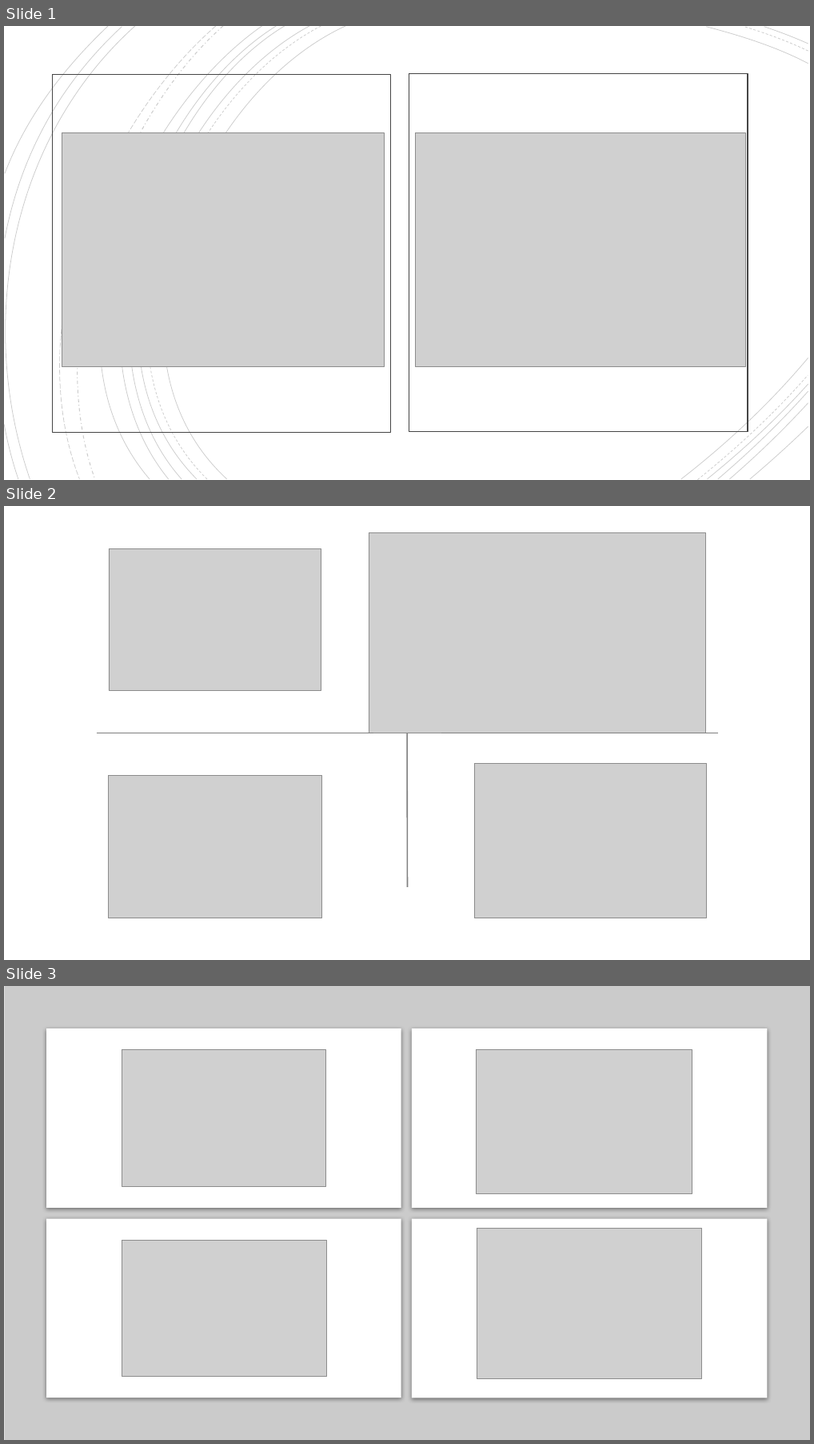
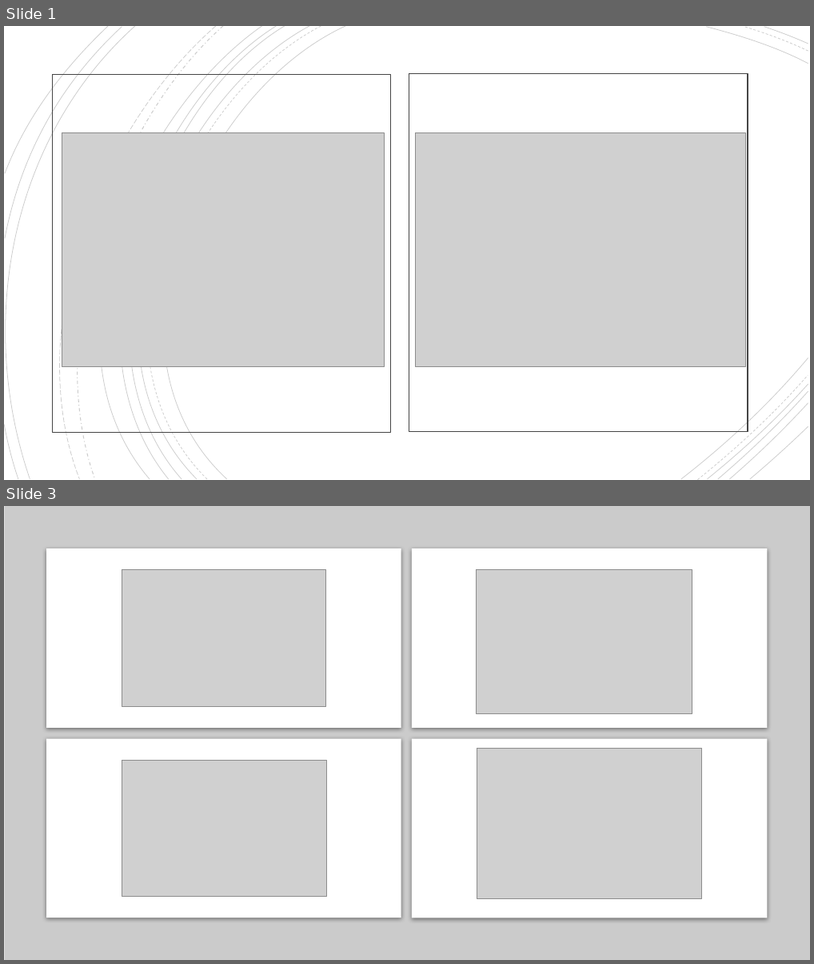
Before and after one commit to SaranyaPandiaraj/Futuristic-Airbnb, a slide deck: olga_presentation.pptx. Shown one above the other, each under a label of ours: slides 1, 2 and 3 before the commit, slides 1 and 3 after it; the slides between them are not shown. The pictures are 814x1444 and 814x964 pixels, drawn with LibreOffice and Linux fonts; fonts in the diff are those of the drawing; grey boxes stand for pictures. Boxes give left, top, right and bottom in pixels: in the first picture for what was removed or moved away, otherwise in the second. Text is boxed around its words. In the diff, an @@ line names an element or a change of style, - is before the commit and + after.

```diff
--- a/olga_presentation.pptx
+++ b/olga_presentation.pptx
@@ slide 2 removed at [4, 506, 810, 960], background #FFFFFF @@
@@ picture removed at [109, 548, 322, 691] @@
@@ picture removed at [370, 532, 706, 733] @@
@@ line removed from (407, 580) to (407, 887) @@
@@ line removed from (97, 733) to (374, 733) @@
@@ line removed from (442, 733) to (718, 733) @@
@@ picture removed at [474, 763, 707, 918] @@
@@ picture removed at [109, 776, 322, 917] @@
```
Also in this commit, not shown: 1 slide added.
